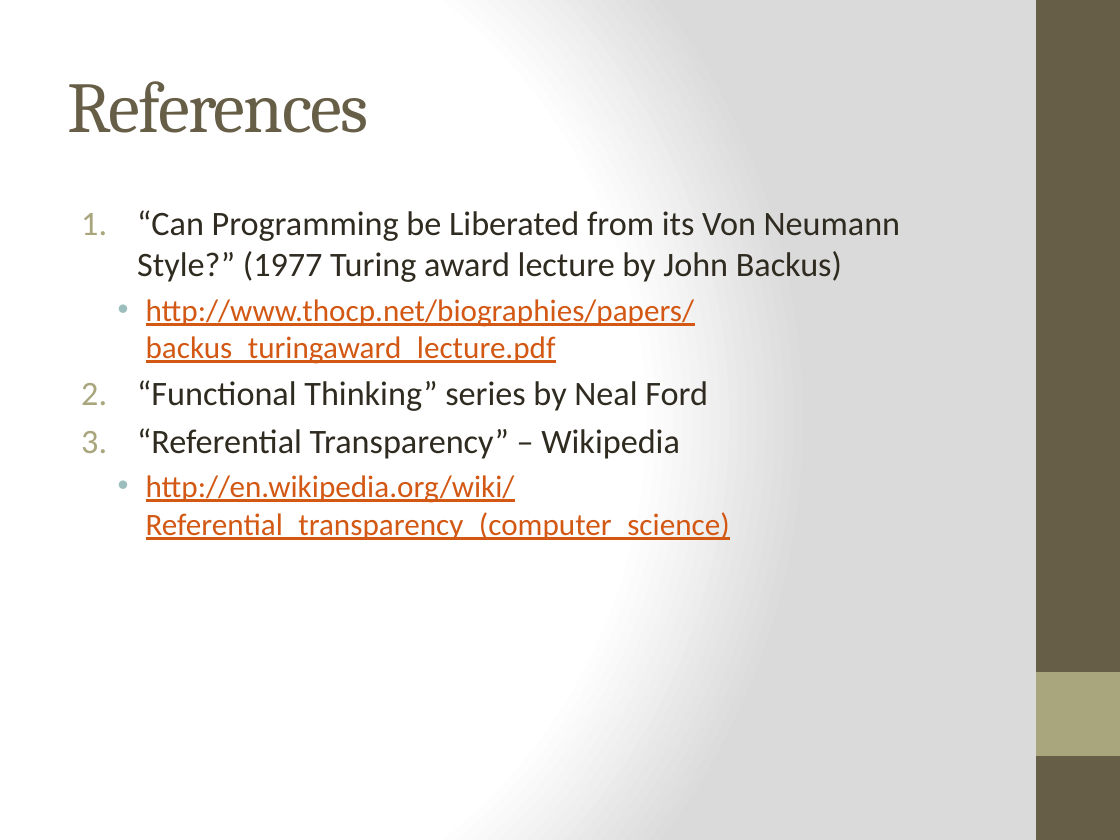
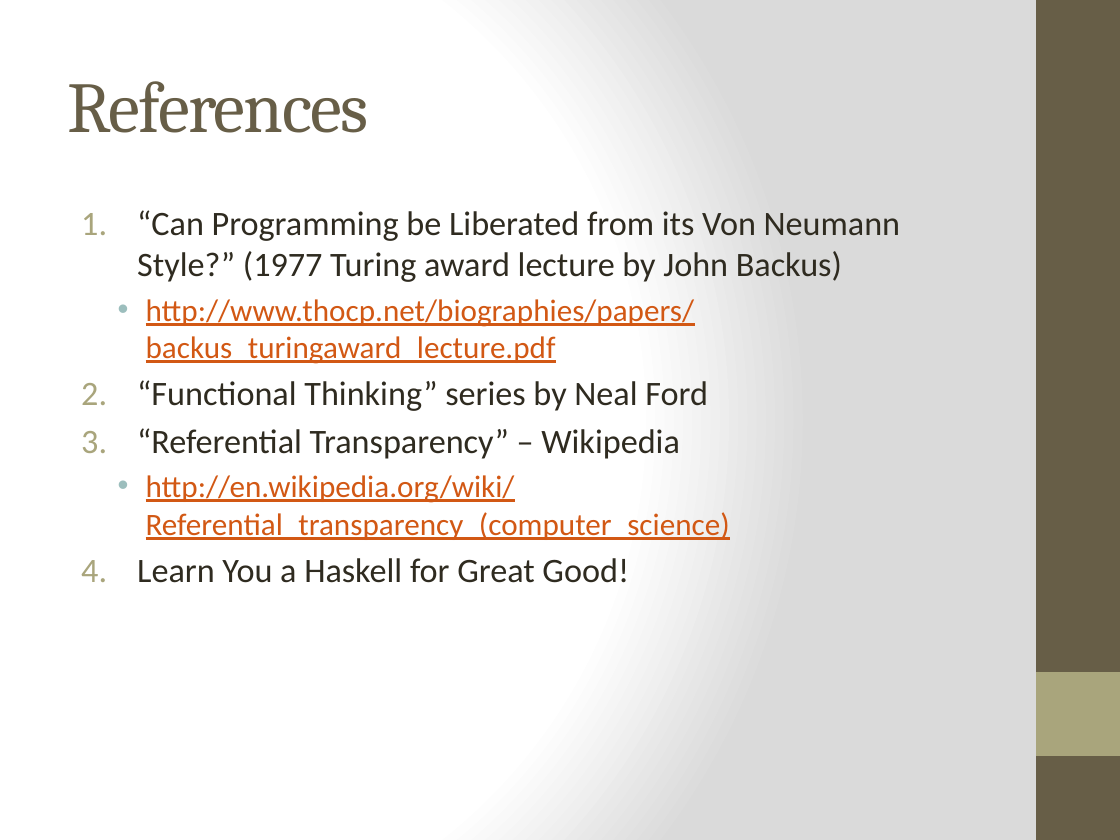
Before and after one commit to bjhartin/FoundationsOfFunctionalProgramming, a slide deck: slide 25 of FoundationsOfFunctionalProgramming.pptx (slide 18 before the commit). Drawn at 1120x840 pixels with LibreOffice and Linux fonts; fonts in the diff are those of the drawing. Boxes give left, top, right and bottom in pixels: in the first picture for what was removed or moved away, otherwise in the second. Text is boxed around its words. In the diff, an @@ line names an element or a change of style, - is before the commit and + after.

```diff
--- a/FoundationsOfFunctionalProgramming.pptx
+++ b/FoundationsOfFunctionalProgramming.pptx
@@ text at box(137, 558, 629, 583): paragraph added @@
+4. Learn You a Haskell for Great Good!
```
Also in this commit, not shown: 8 other slides changed, 9 slides added, 2 slides removed, 5 other files.
